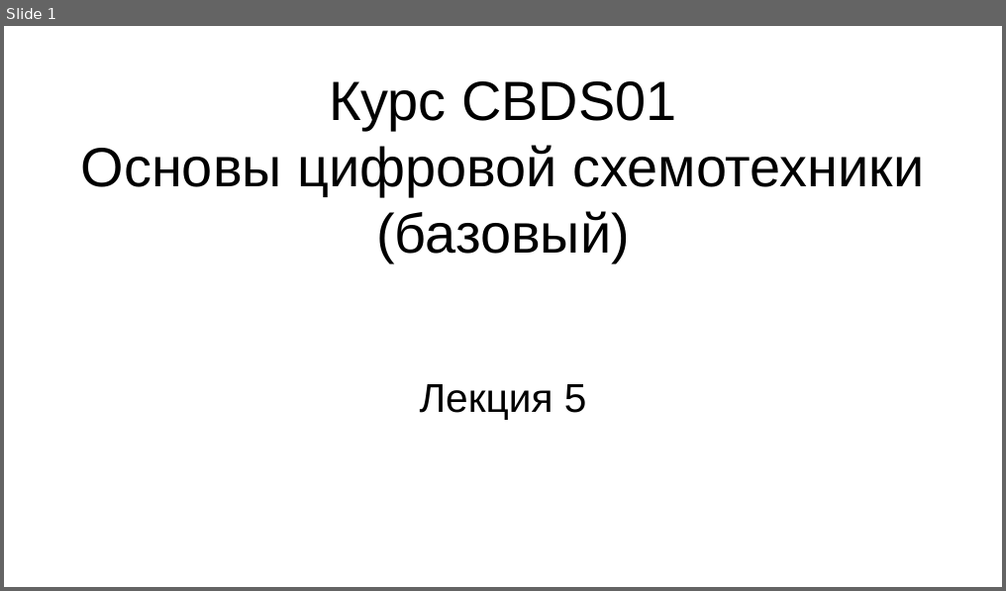
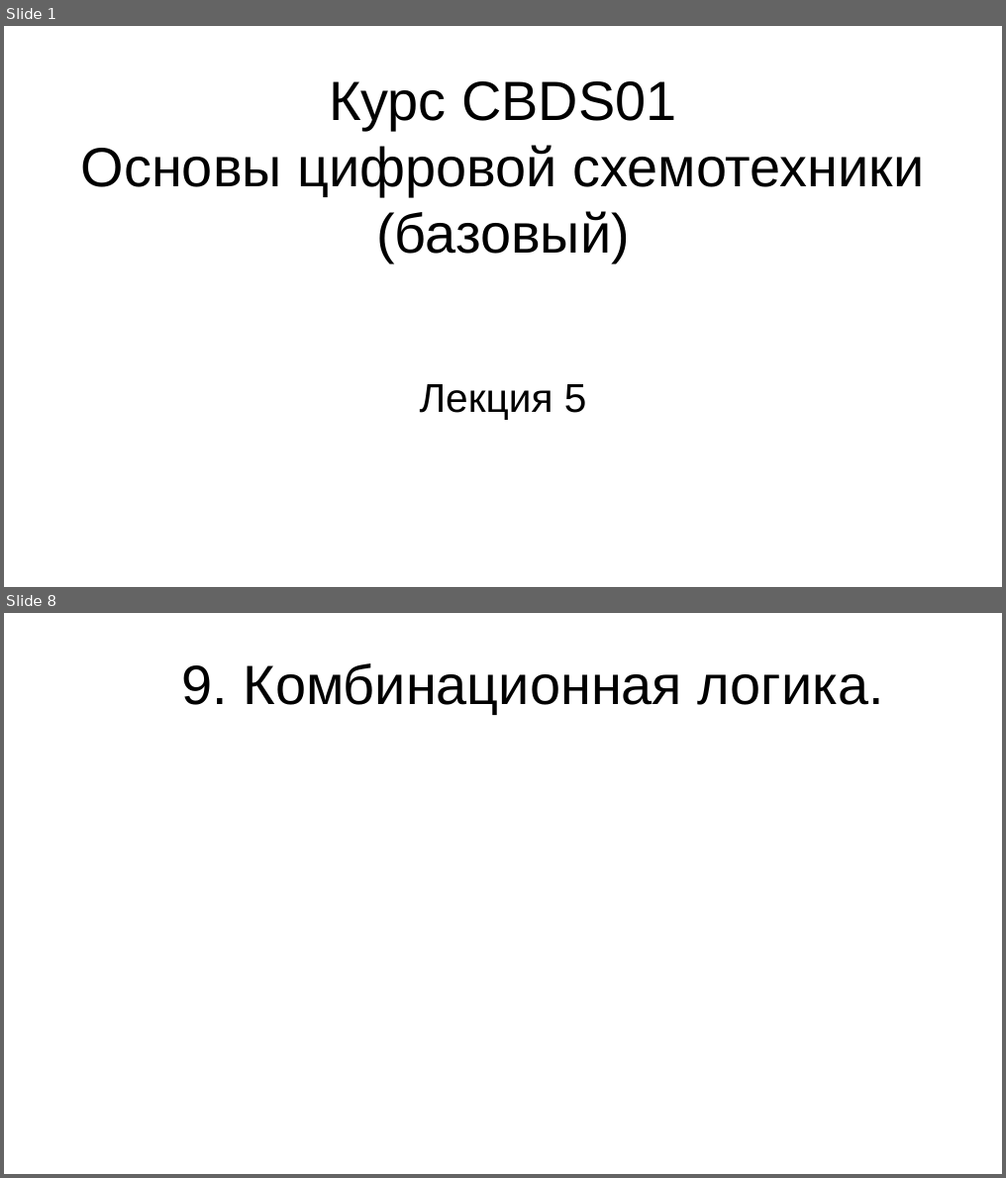
Before and after one commit to steelcraft/stud-lab, a slide deck: Лекции/СBDS01#L5.odp. Shown one above the other, each under a label of ours: slide 1 before the commit, slides 1 and 8 after it; the slides between them are not shown. The pictures are 1006x591 and 1006x1178 pixels, drawn with LibreOffice and Linux fonts; fonts in the diff are those of the drawing. Boxes give left, top, right and bottom in pixels: in the first picture for what was removed or moved away, otherwise in the second. Text is boxed around its words. In the diff, an @@ line names an element or a change of style, - is before the commit and + after.

```diff
--- a/Лекции/СBDS01#L5.odp
+++ b/Лекции/СBDS01#L5.odp
@@ slide 8 added at [4,613,1002,1174], background #FFFFFF @@
@@ title added at [182,663,884,714], 44 pt, text #000000 @@
+9. Комбинационная логика.
```
Also in this commit, not shown: 15 other slides added.
